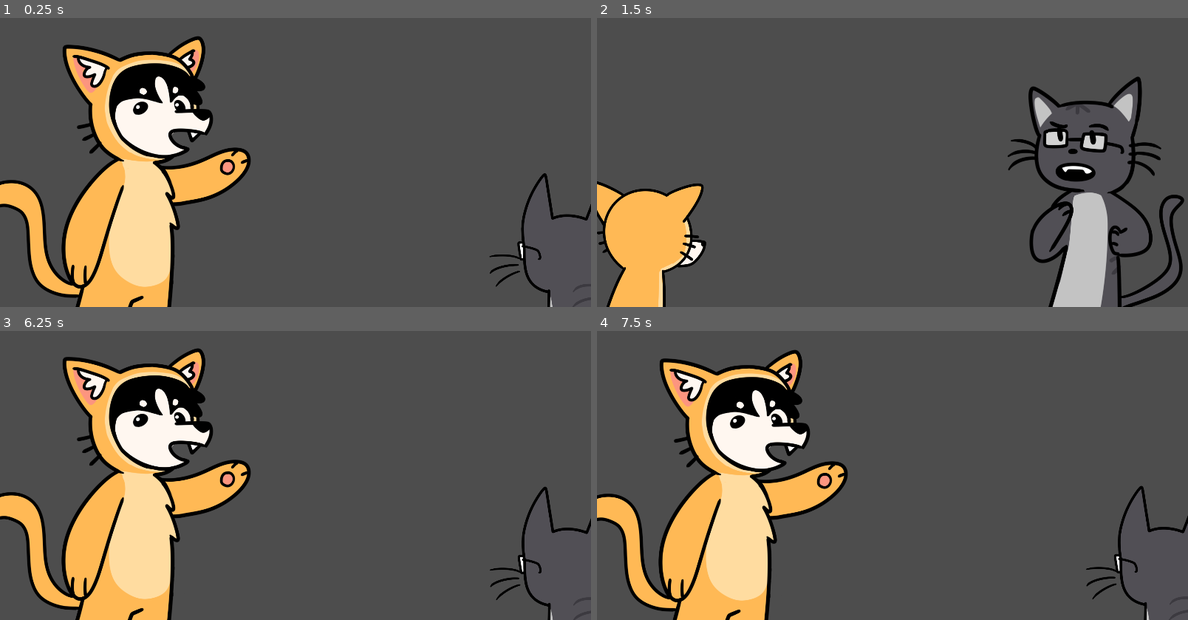
Above: before the commit, frames 1-4 (two rows, left to right).
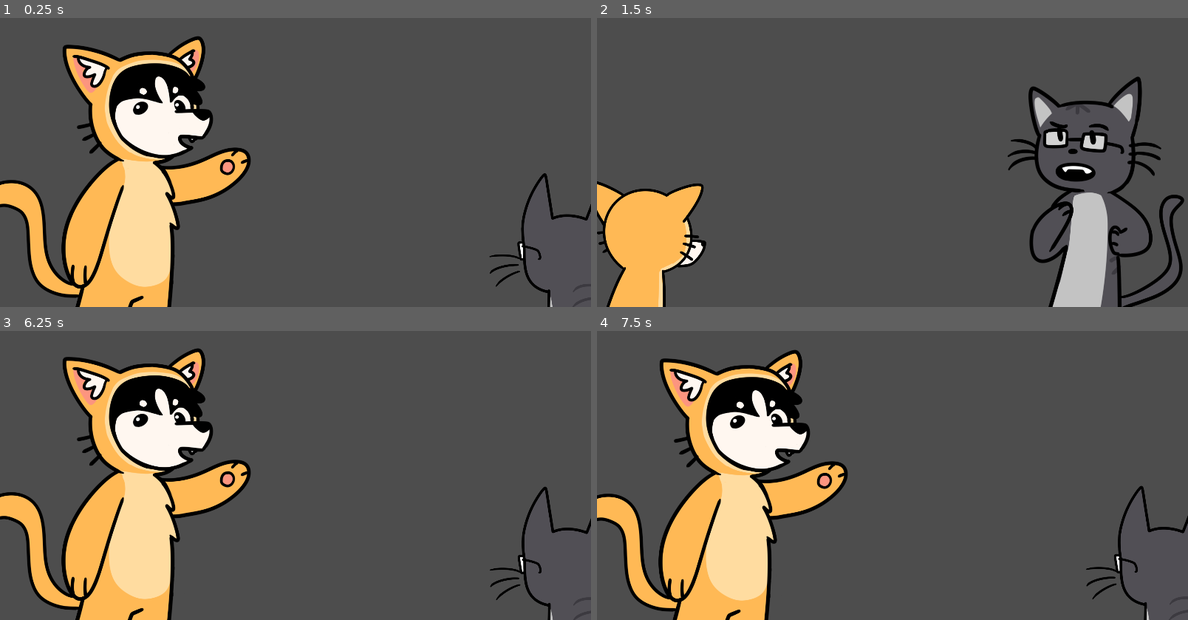
Above: after the commit, the same moments.

Repository: crawsoir/pizza_game
Game: Godot game, scene res://Battlescreen/Battlescreen.tscn
Two runs of this game, one before a commit and one after it. Both use one fixed random seed, a clock stepped at 60 frames per second and the inputs below. This scene is started directly instead of the project's main scene.
Inputs:
- Up to frame 1 (0.25 s): no input
- Up to frame 2 (1.5 s): tap A (a_key) at 0.6 s; tap C (c_key) at 1.35 s
- Up to frame 3 (6.25 s): tap one key every 0.75 s from 2.1 s: D (d_key) Space (space) X (x_key) Z (z_key) A (a_key) C (c_key)
- Up to frame 4 (7.5 s): tap D (d_key) at 6.6 s; tap Space (space) at 7.35 s

The runs differ from the first frame. In frame 1, 0.3% of the frame differs, in the area x 11-35%, y 38-100%; in frame 2, nothing differs; in frame 3, 0.3%; in frame 4, 0.3%.

Commit message:
Update spritesheet

Diff:
--- a/Battlescreen/Character.tscn
+++ b/Battlescreen/Character.tscn
@@ -34,13 +34,13 @@
 atlas = ExtResource("1_26nm1")
 region = Rect2(5404, 0, 772, 807)
 
-[sub_resource type="AtlasTexture" id="AtlasTexture_ng7o1"]
+[sub_resource type="AtlasTexture" id="AtlasTexture_ns6po"]
+atlas = ExtResource("1_26nm1")
+region = Rect2(6176, 0, 772, 807)
+
+[sub_resource type="AtlasTexture" id="AtlasTexture_tut3v"]
 atlas = ExtResource("1_26nm1")
 region = Rect2(6948, 0, 772, 807)
-
-[sub_resource type="AtlasTexture" id="AtlasTexture_4g3ek"]
-atlas = ExtResource("1_26nm1")
-region = Rect2(6176, 0, 772, 807)
 
 [sub_resource type="AtlasTexture" id="AtlasTexture_mk1n8"]
 atlas = ExtResource("1_26nm1")
@@ -114,7 +114,7 @@
 }, {
 "frames": [{
 "duration": 1.0,
-"texture": SubResource("AtlasTexture_ng7o1")
+"texture": SubResource("AtlasTexture_ns6po")
 }],
 "loop": true,
 "name": &"dog_neutral_closed",
@@ -122,7 +122,7 @@
 }, {
 "frames": [{
 "duration": 1.0,
-"texture": SubResource("AtlasTexture_4g3ek")
+"texture": SubResource("AtlasTexture_tut3v")
 }],
 "loop": true,
 "name": &"dog_neutral_open",
@@ -139,4 +139,4 @@
 
 [node name="Character" type="AnimatedSprite2D"]
 sprite_frames = SubResource("SpriteFrames_w868c")
-animation = &"dog_good_open"
+animation = &"dog_neutral_open"
